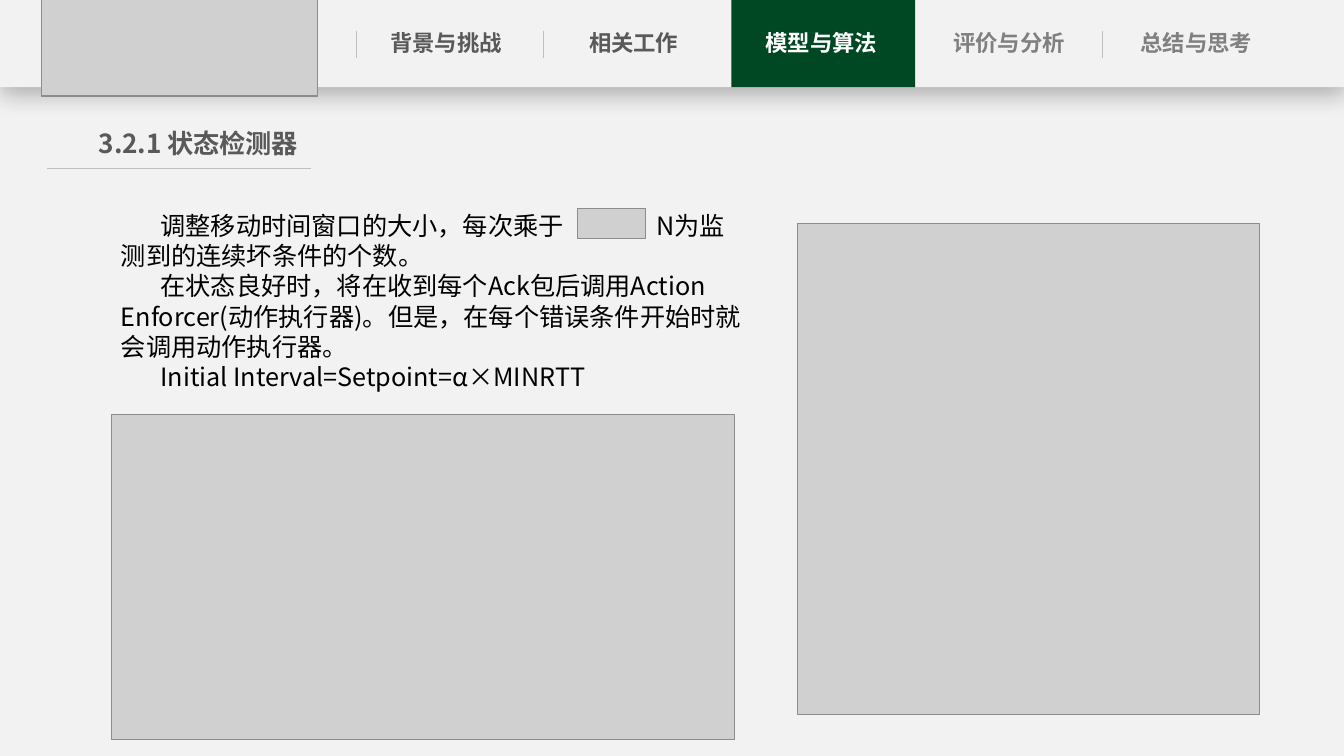
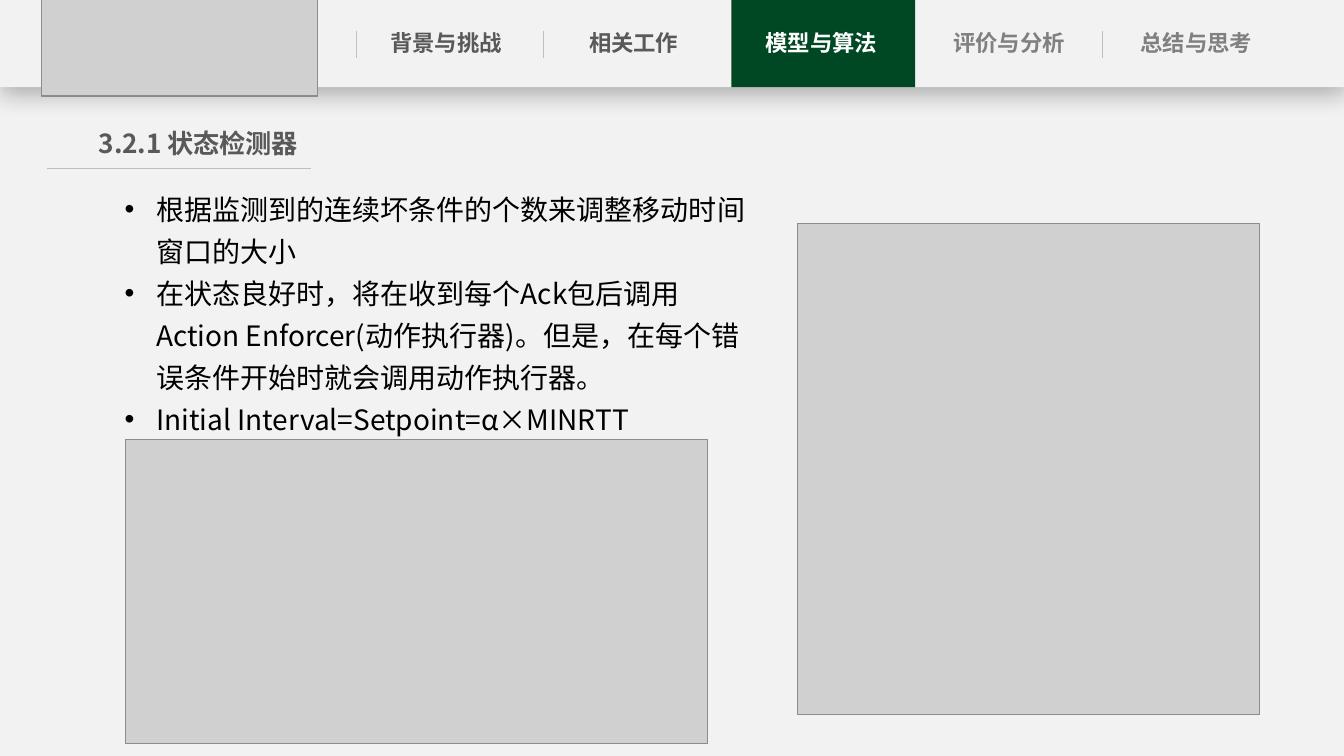
Before and after one commit to Enderfga/Enderfga, a slide deck: slide 11 of Report/C2TCP A Flexible Cellular TCP to Meet Stringent Delay Requirements.pptx. Drawn at 1344x756 pixels with LibreOffice and Linux fonts; fonts in the diff are those of the drawing; grey boxes stand for pictures. Boxes give left, top, right and bottom in pixels: in the first picture for what was removed or moved away, otherwise in the second. Text is boxed around its words. In the diff, an @@ line names an element or a change of style, - is before the commit and + after.

```diff
--- a/Report/C2TCP A Flexible Cellular TCP to Meet Stringent Delay Requirements.pptx
+++ b/Report/C2TCP A Flexible Cellular TCP to Meet Stringent Delay Requirements.pptx
@@ text "根据监测到的连续坏条件的个数来调整移动时间窗口的大小": place and size @@
-text "根据监测到的连续坏条件的个数来调整移动时间窗口的大小" at <box>121,213,741,392</box>
+text "根据监测到的连续坏条件的个数来调整移动时间窗口的大小" at <box>156,196,745,437</box>
@@ text at <box>156,196,745,265</box>: text changed; size 18 to 20 pt @@
-调整移动时间窗口的大小，每次乘于 ，N为监测到的连续坏条件的个数。
+• 根据监测到的连续坏条件的个数来调整移动时间窗口的大小
@@ picture removed at <box>578,209,646,240</box> @@
@@ text at <box>156,280,740,437</box>: size 18 to 20 pt in "在状态良好时，将在收到每个Ack包后调用Action Enforcer(动作执行器)。但是，在每个错误条件开始时就会调用 ...", "Initial Interval=Setpoint=α×MINRTT"; bullet none to •; line spacing 1 to 1.25 @@
@@ picture: place and size @@
-picture at <box>111,414,734,739</box>
+picture at <box>126,440,709,743</box>
```
Also in this commit, not shown: 16 other slides changed, 2 slides removed, 9 other files.
